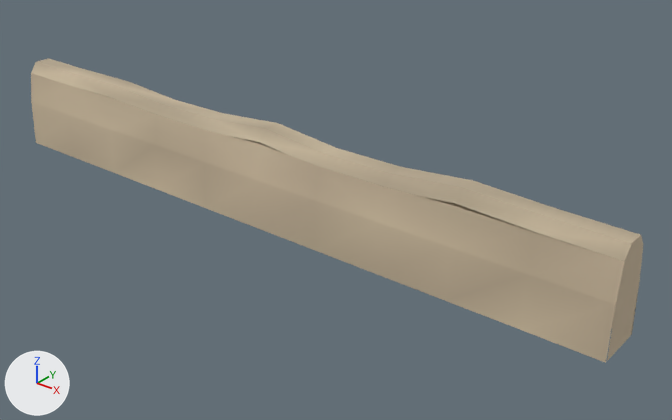
Renders of the glTF model games/yorimichi/assets/belmonte/meshes/SM_BM_BVV_StoneWall.glb from each side of a commit.
Rendered twice from a 50 mm lens placed at (12.87, -8.47, 5.33), pointed at (5.8, 0.36, -0.15). The axes (+X, +Y, +Z) are drawn at lower left. The lights are the same throughout. The first picture is the older version. Vertices at exactly the same position are counted once.

The first picture shows 'SM_BM_BVV_StoneWall'.
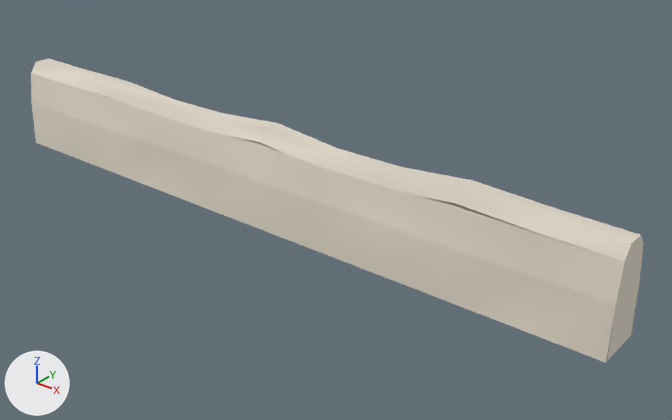
Boxes [x1, y1, x2, y2] around the edits, measured in the pictures (672 x 420 px):
part 1 of me_sm_bvv_stonewall, recoloured (beige to pale yellow)
    both: [31, 58, 643, 363]

Patch to the scene script:
```diff
--- a/games/yorimichi/assets/belmonte/meshes/SM_BM_BVV_StoneWall.glb.py
+++ b/games/yorimichi/assets/belmonte/meshes/SM_BM_BVV_StoneWall.glb.py
@@ me_sm_bvv_stonewall @@
 me_sm_bvv_stonewall.from_pydata(...)  # 110 vertices, 152 faces; spans x 0.0..10.0, y -0.34..0.34, z -0.4..0.98
 # used by ob_sm_bm_bvv_stonewall; location = (0.0, 0.0, 0.0)
+# me_sm_bvv_stonewall part 1: 152 faces centred in x 0.0..10.0, y -0.33..0.33, z -0.17..0.97 are repainted in the vertex colours; the middle colour goes from beige #c4b398 to pale yellow #e3dacb
 me_sm_bvv_stonewall.materials.append(mat_bm_000_m_stone_082)
```
